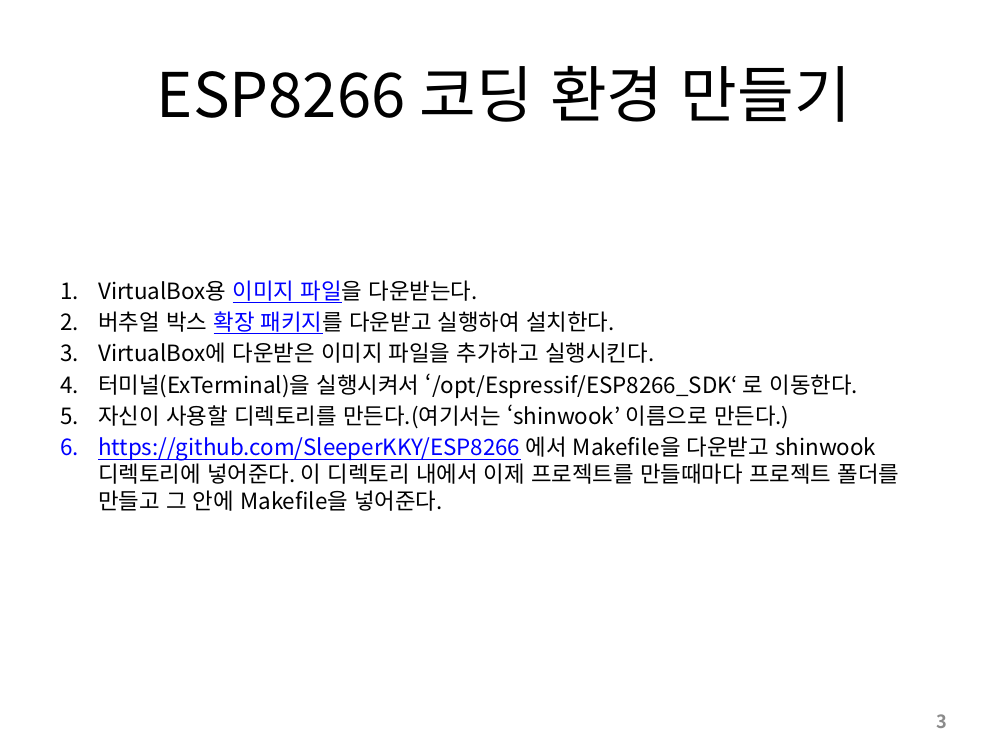
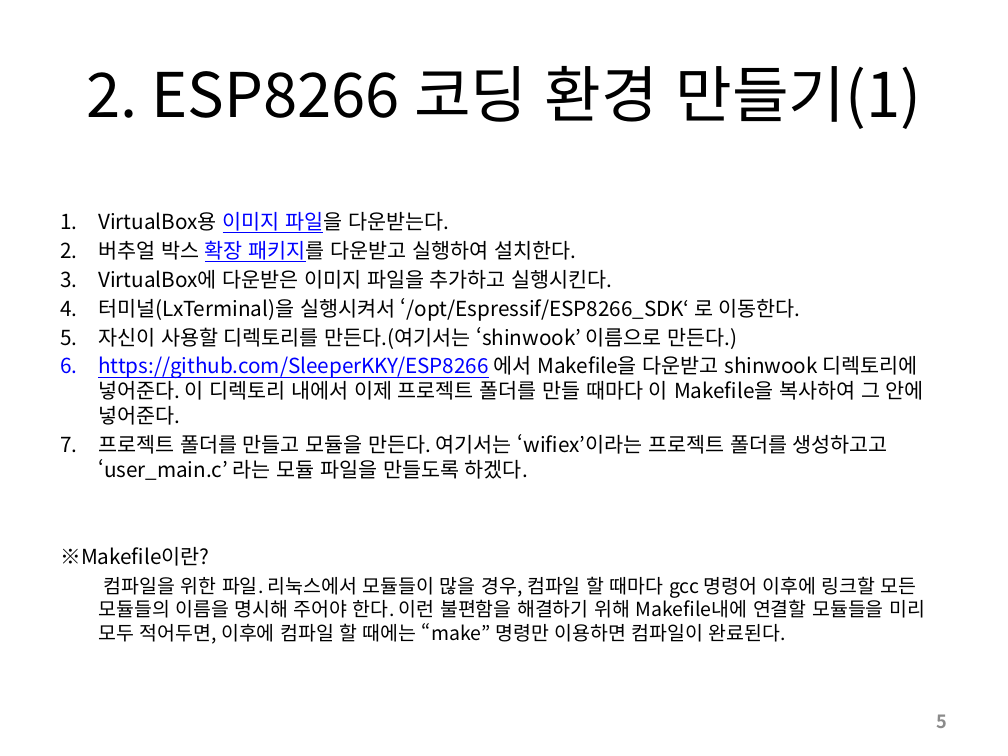
Before and after one commit to SleeperKKY/ESP8266, a slide deck: slide 5 of ESP8266 Direct Coding.pptx (slide 3 before the commit). Drawn at 1008x756 pixels with LibreOffice and Linux fonts; fonts in the diff are those of the drawing. Boxes give left, top, right and bottom in pixels: in the first picture for what was removed or moved away, otherwise in the second. Text is boxed around its words. In the diff, an @@ line names an element or a change of style, - is before the commit and + after.

```diff
--- a/ESP8266 Direct Coding.pptx
+++ b/ESP8266 Direct Coding.pptx
@@ title at box(86, 66, 921, 129): text changed @@
-ESP8266 코딩 환경 만들기
+2. ESP8266 코딩 환경 만들기(1)
@@ text "VirtualBox용 이미지 파일을 다운받는다.": place and size @@
-text "VirtualBox용 이미지 파일을 다운받는다." at box(98, 280, 900, 511)
+text "VirtualBox용 이미지 파일을 다운받는다." at box(60, 212, 925, 644)
@@ text at box(98, 212, 738, 349): size 16 to 14.8 pt in "VirtualBox용 이미지 파일을 다운받는다.", "버추얼 박스 확장 패키지를 다운받고 실행하여 설치한다.", "VirtualBox에 다운받은 이미지 파일을 추가하고 실행시킨다.", "자신이 사용할 디렉토리를 만든다.(여기서는 ‘shinwook’ 이름으로 만든다.)" @@
@@ text at box(98, 298, 801, 321): text changed; size 16 to 14.8 pt @@
-4. 터미널(ExTerminal)을 실행시켜서 ‘/opt/Espressif/ESP8266_SDK‘ 로 이동한다.
+4. 터미널(LxTerminal)을 실행시켜서 ‘/opt/Espressif/ESP8266_SDK‘ 로 이동한다.
@@ text at box(60, 356, 925, 644): text changed; size 16 to 14.8 pt @@
-6. https://github.com/SleeperKKY/ESP8266 에서 Makefile을 다운받고 shinwook 디렉토리에 넣어준다. 이 디렉토리 내에서 이제 프로젝트를 만들때마다 프로젝트 폴더를 만들고 그 안에 Makefile을 넣어준다.
+6. https://github.com/SleeperKKY/ESP8266 에서 Makefile을 다운받고 shinwook 디렉토리에 넣어준다. 이 디렉토리 내에서 이제 프로젝트 폴더를 만들 때마다 이 Makefile을 복사하여 그 안에 넣어준다.
+7. 프로젝트 폴더를 만들고 모듈을 만든다. 여기서는 ‘wifiex’이라는 프로젝트 폴더를 생성하고고 ‘user_main.c’ 라는 모듈 파일을 만들도록 하겠다.
+※Makefile이란?
+컴파일을 위한 파일. 리눅스에서 모듈들이 많을 경우, 컴파일 할 때마다 gcc 명령어 이후에 링크할 모든 모듈들의 이름을 명시해 주어야 한다. 이런 불편함을 해결하기 위해 Makefile내에 연결할 모듈들을 미리 모두 적어두면, 이후에 컴파일 할 때에는 “make” 명령만 이용하면 컴파일이 완료된다.
@@ page number at box(937, 714, 948, 728): text changed @@
-3
+5
```
Also in this commit, not shown: 16 other slides changed, 4 slides added, 1 other file.
